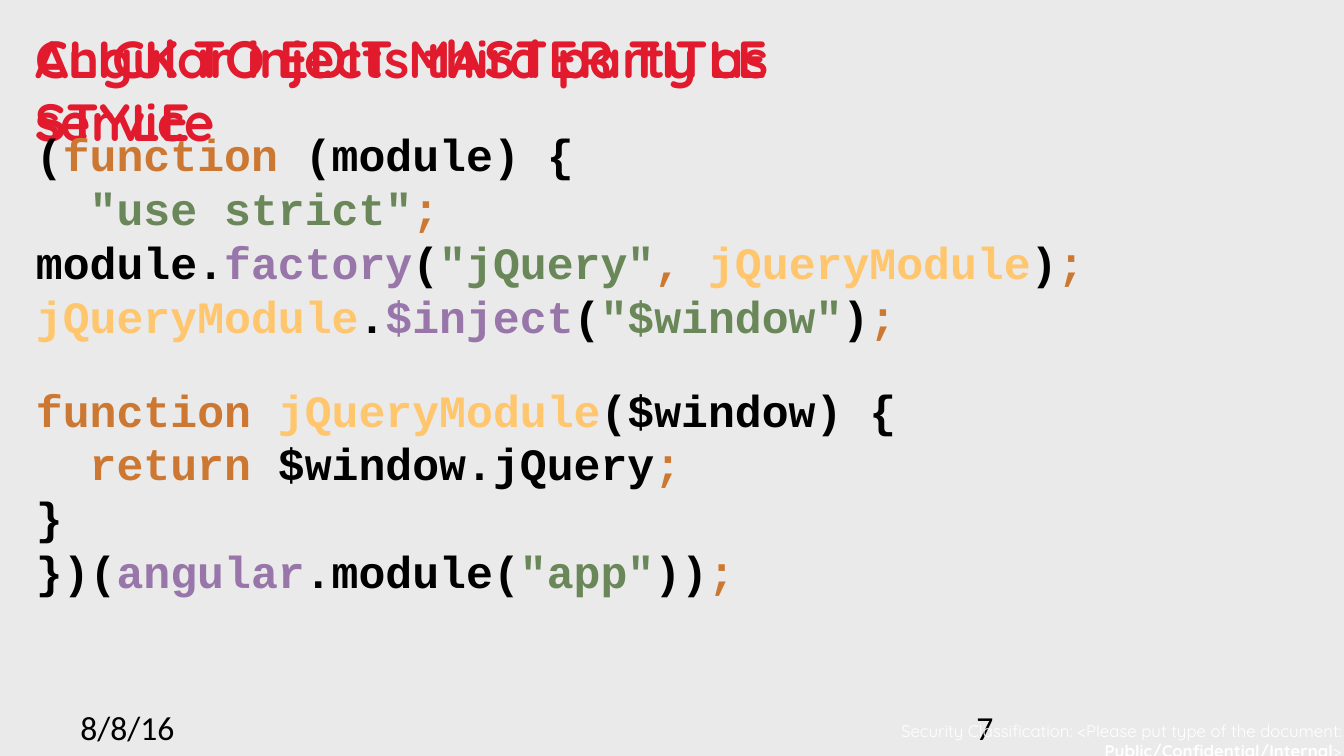
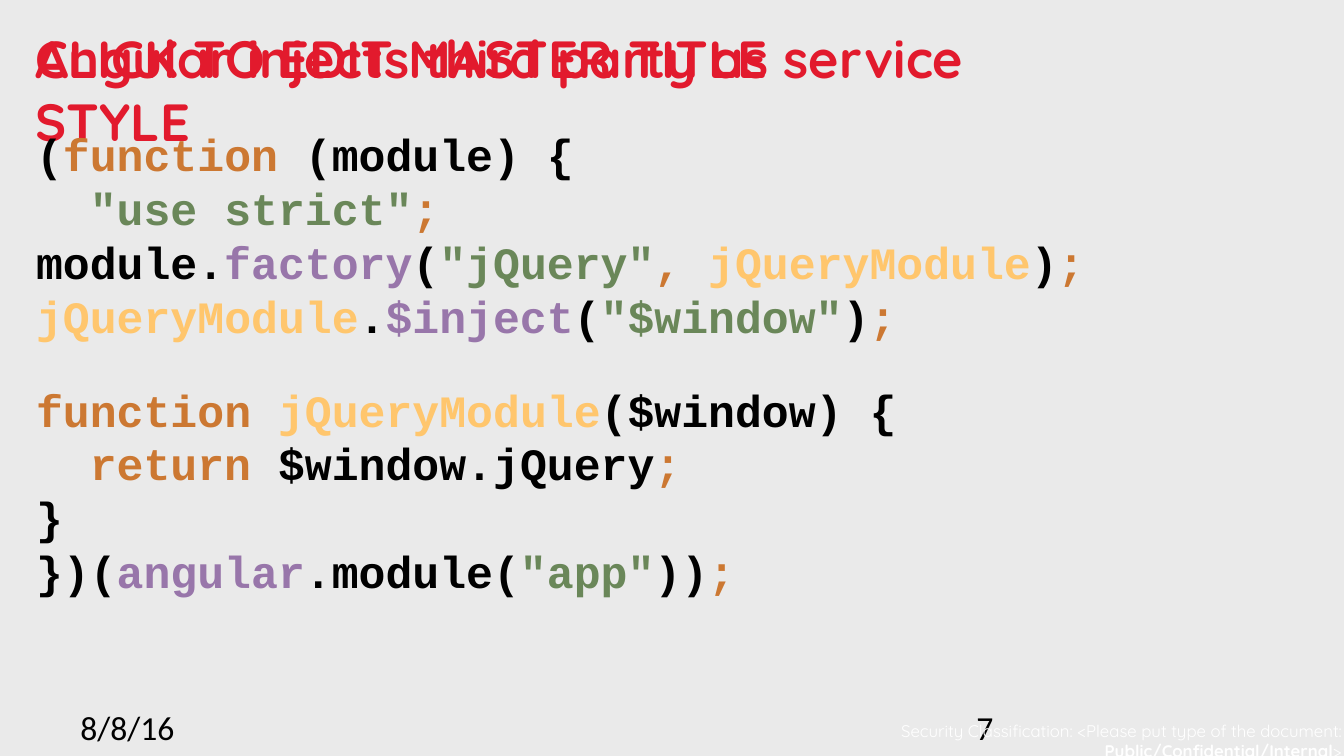
Before and after one commit to nnsan/angular_best_practice, a slide deck: slide 7 of Angular best practice.pptx. Drawn at 1344x756 pixels with LibreOffice and Linux fonts; fonts in the diff are those of the drawing; background and template pictures are left out. Boxes give left, top, right and bottom in pixels: in the first picture for what was removed or moved away, otherwise in the second. Text is boxed around its words. In the diff, an @@ line names an element or a change of style, - is before the commit and + after.

```diff
--- a/Angular best practice.pptx
+++ b/Angular best practice.pptx
@@ text "Angular injects third party as ..." rewrapped from bbox=[36, 39, 769, 155] to bbox=[36, 39, 964, 89] @@
```
Also in this commit, not shown: 3 other slides changed, 19 other files.
